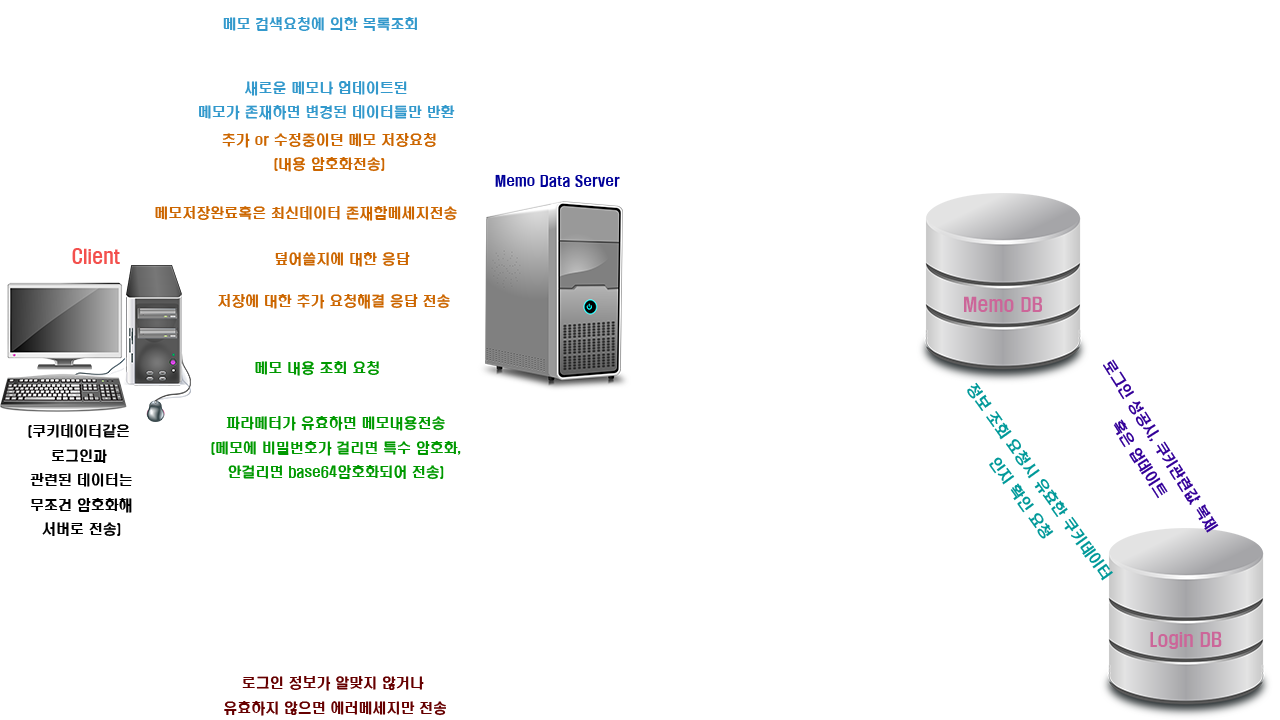
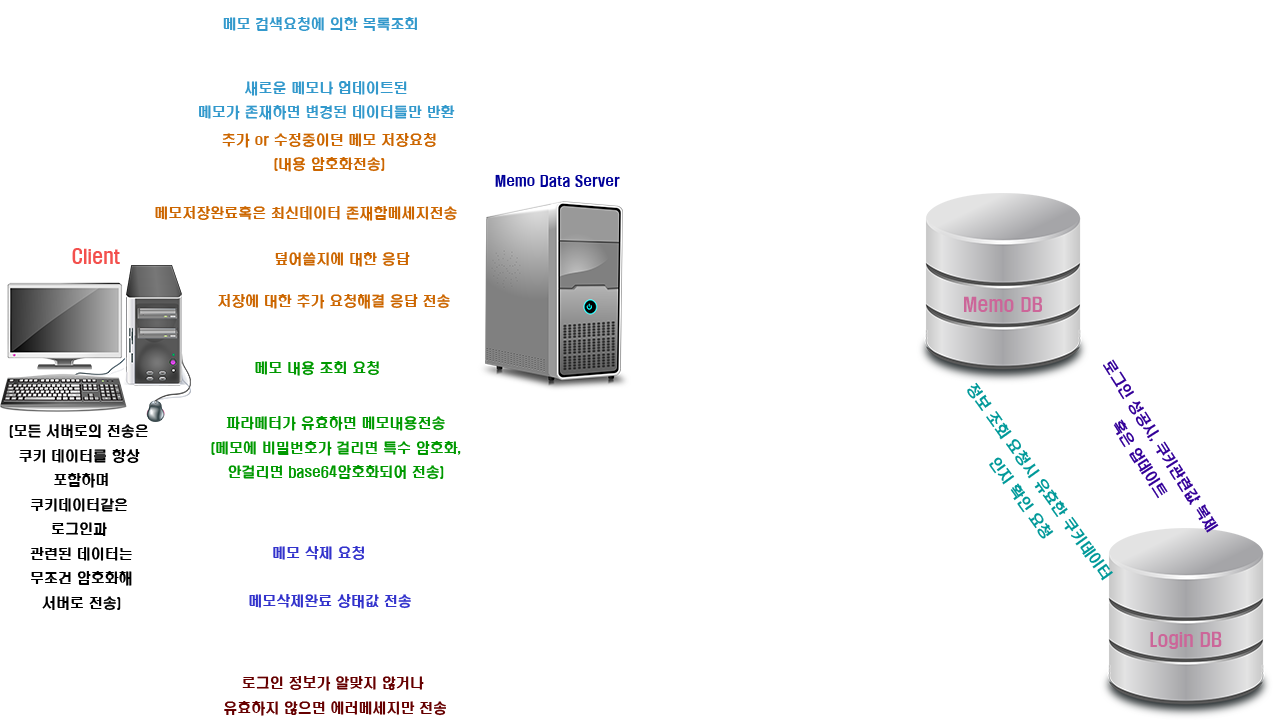
Before/after of a (1280, 720) layered artwork. What changed in the layer stack:
renamed "(쿠키데이터같은 로그인과 관련된 데이터는 무조건 암호화해 서버로 전송)" to "(모든 서버로의 전송은 쿠키 데이터를 항상 포함하며 쿠키데이터같은 로그인과 관련된 데이터는 무조건 암호화해", painted on it over [9, 424, 148, 611]
added layer "메모삭제완료 상태값 전송" above "메모 삭제 요청" over [249, 594, 411, 609]
added layer "메모 삭제 요청" above "모양 21" over [273, 546, 364, 560]
